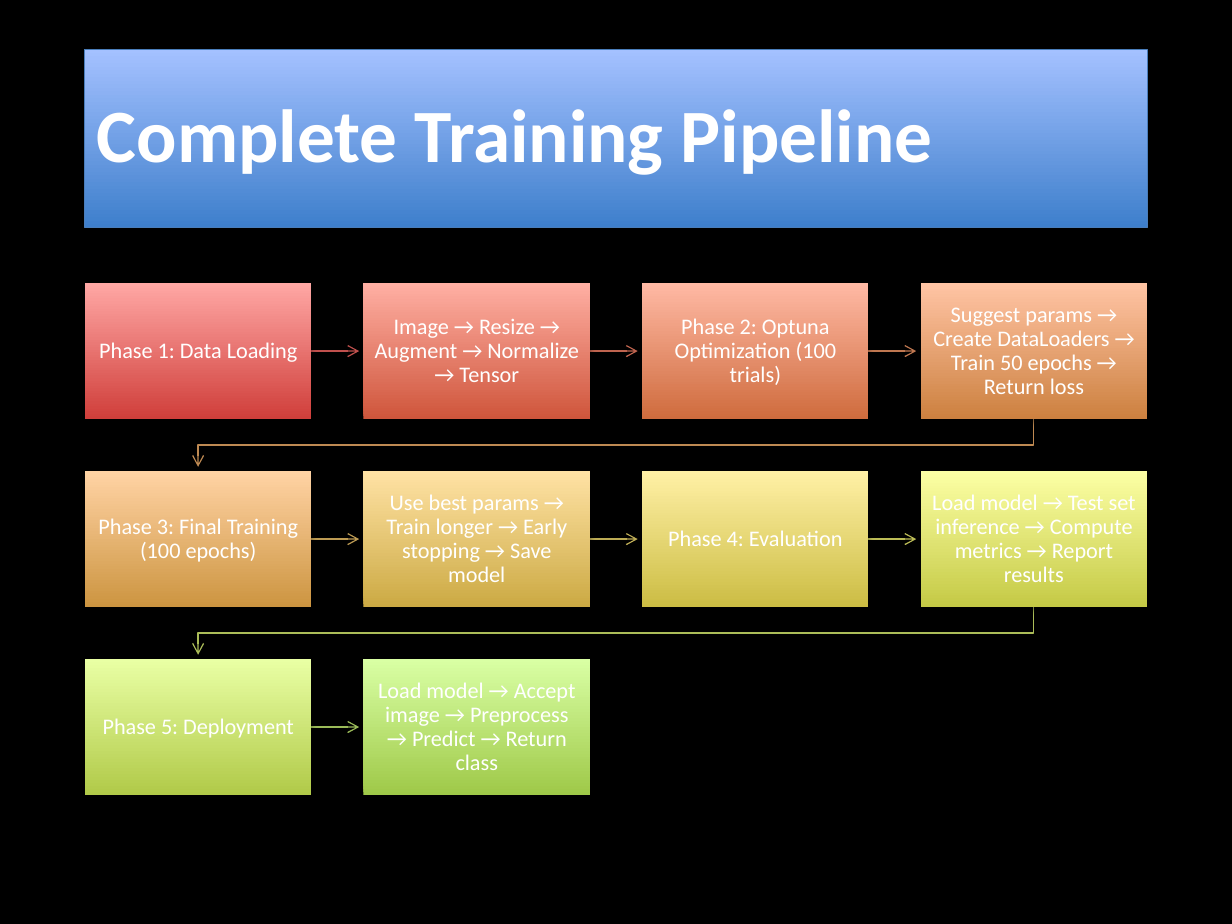
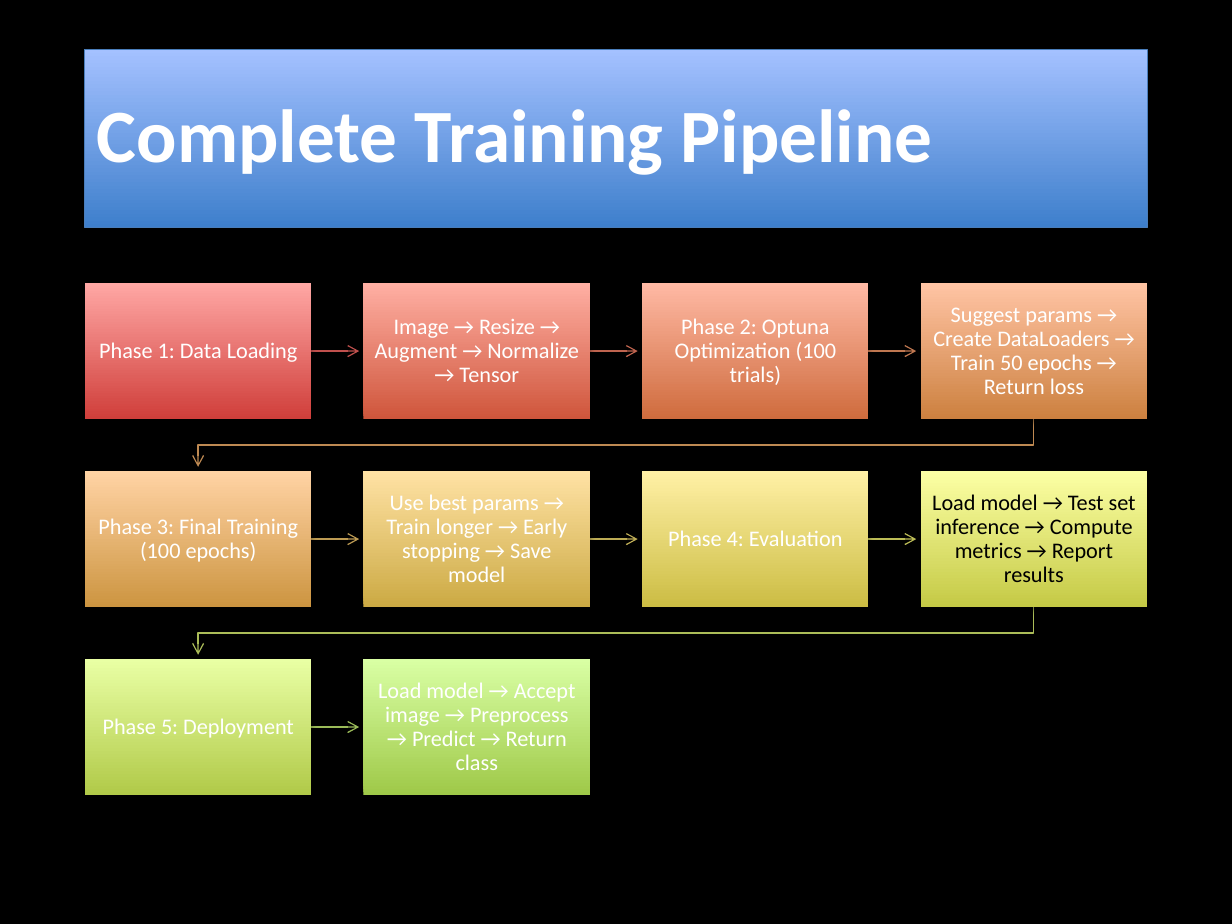
Before and after one commit to Bernardo1205/Deep-Learning, a slide deck: slide 15 of src/assignment-2/CNN/CNN_Classification_Report.pptx (slide 13 before the commit). Drawn at 1232x924 pixels with LibreOffice and Linux fonts; fonts in the diff are those of the drawing; background and template pictures are left out. Boxes give left, top, right and bottom in pixels: in the first picture for what was removed or moved away, otherwise in the second. Text is boxed around its words. In the diff, an @@ line names an element or a change of style, - is before the commit and + after.

```diff
--- a/src/assignment-2/CNN/CNN_Classification_Report.pptx
+++ b/src/assignment-2/CNN/CNN_Classification_Report.pptx
@@ text "Load model → Test set ..." at [932,494,1136,582]: text colour #FFFFFF to #000000 @@
```
Also in this commit, not shown: 7 other slides changed, 15 slides added, 2 slides removed, 13 other files.
